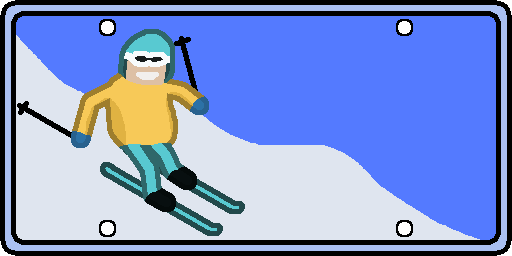
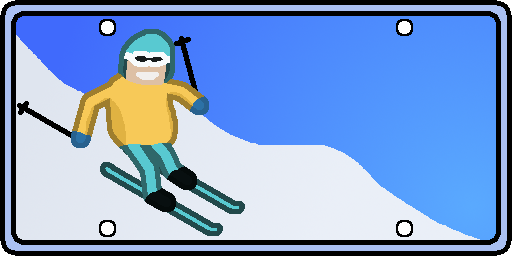
Before/after of a w=512, h=256 layered artwork. What changed in the layer stack:
added group "MidSection" with 3 layers above "Background" over [16, 16, 496, 240]
added layer "Sky" in group "MidSection" over [16, 16, 496, 240]
added layer "Snow" in group "MidSection" over [17, 35, 480, 240]
renamed "MiddleSection" to "FullMiddleSection", hid it, moved it into group "MidSection" over [16, 16, 496, 240]
